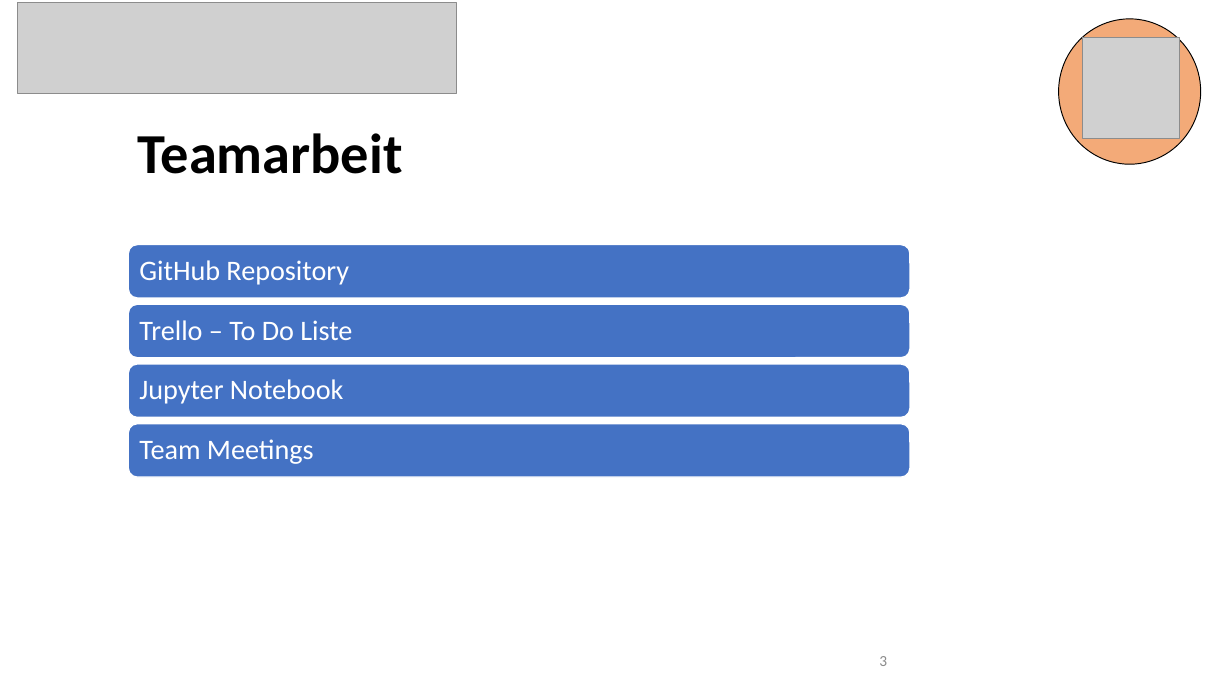
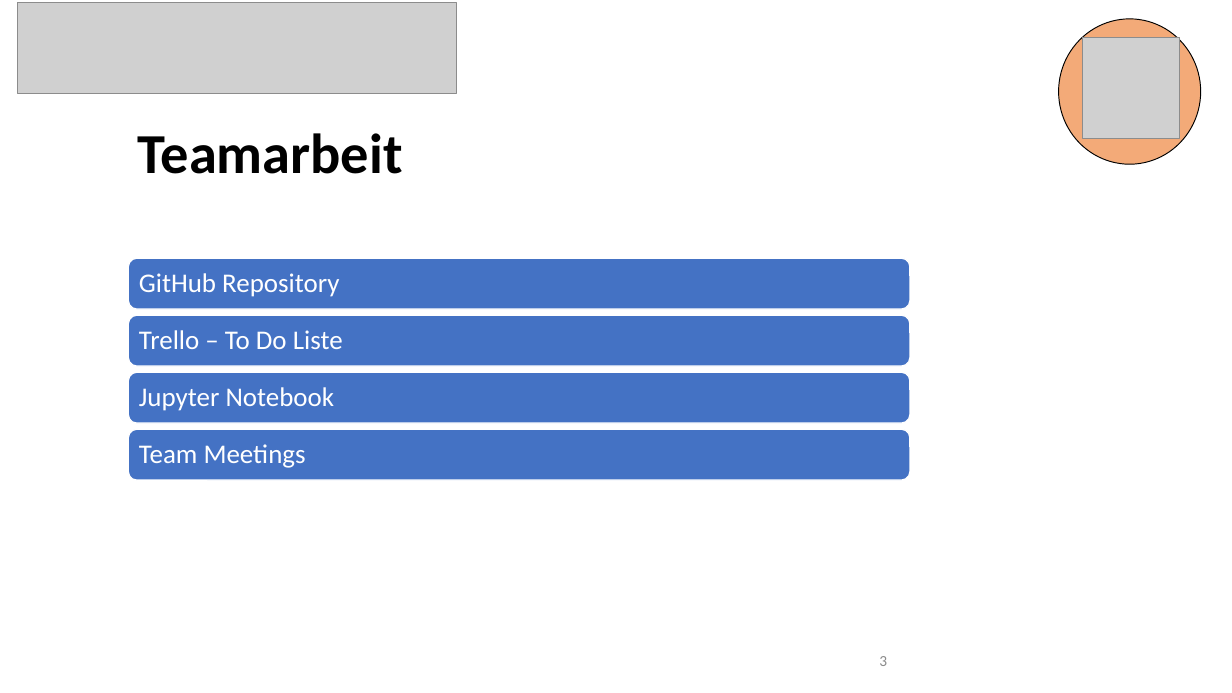
Before and after one commit to 7ben18/FHNW_Steinschlagrisiko, a slide deck: slide 3 of Praesentation/Steinschlagrisiko_Präsentation.pptx. Drawn at 1232x693 pixels with LibreOffice and Linux fonts; fonts in the diff are those of the drawing; grey boxes stand for pictures. Boxes give left, top, right and bottom in pixels: in the first picture for what was removed or moved away, otherwise in the second. Text is boxed around its words. In the diff, an @@ line names an element or a change of style, - is before the commit and + after.

```diff
--- a/Praesentation/Steinschlagrisiko_Präsentation.pptx
+++ b/Praesentation/Steinschlagrisiko_Präsentation.pptx
@@ rounded rectangle: place and size @@
-rounded rectangle at (128,245,910,299)
+rounded rectangle at (128,258,910,309)
@@ size 22 to 21 pt in 4 elements at (139,444,306,468), (139,387,334,411), (139,330,343,349), (139,273,339,297) @@
@@ text "GitHub Repository": place and size @@
-text "GitHub Repository" at (139,260,349,285)
+text "GitHub Repository" at (139,273,339,297)
@@ 2 texts, 2 rounded rectangles: place and size @@
-2 texts, 2 rounded rectangles at (128,304,910,418)
+2 texts, 2 rounded rectangles at (128,315,910,423)
@@ rounded rectangle: place and size @@
-rounded rectangle at (128,424,910,478)
+rounded rectangle at (128,430,910,481)
```
Also in this commit, not shown: 14 other slides changed.
